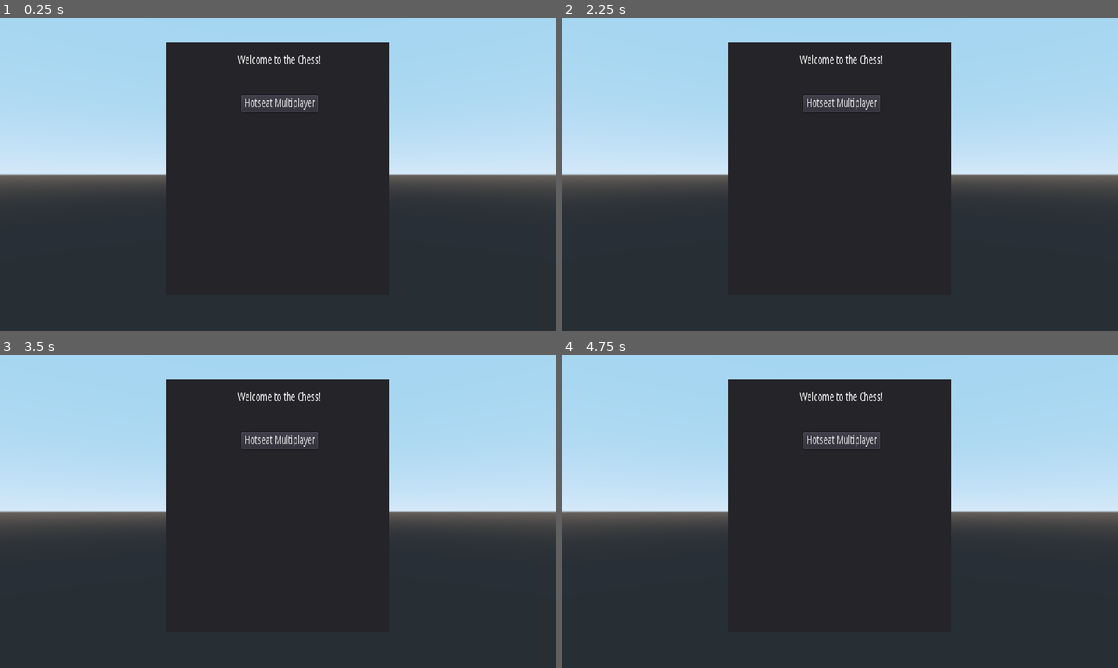
Above: before the commit, frames 1-4 (two rows, left to right).
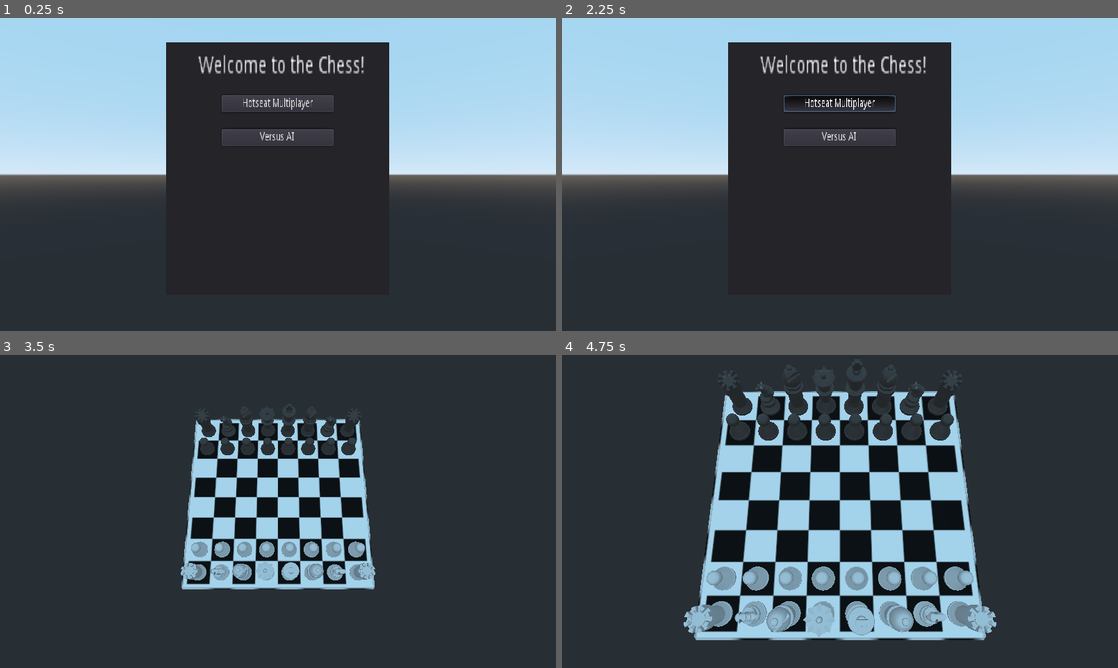
Above: after the commit, the same moments.

Repository: Majsek/Chess
Game: Godot game, scene res://Scenes/Main.tscn
Two runs of this game, one before a commit and one after it. Both use one fixed random seed, a clock stepped at 60 frames per second and the inputs below.
Inputs (mouse positions are in pixels of both pictures, inside the frame that each line leads up to):
- Up to frame 1 (0.25 s): no input
- Up to frame 2 (2.25 s): tap Enter at 0.5, 2 s; move the mouse to (962, 158) at 0.52 s; click (962, 158) at 0.67 s; tap Space at 1.25 s; drag from (728, 190) to (812, 237) at 1.27 s; move the mouse to (895, 105) at 2.02 s; click (895, 105) at 2.17 s
- Up to frame 3 (3.5 s): drag from (250, 574) to (111, 464) at 2.77 s
- Up to frame 4 (4.75 s): move the mouse to (1006, 558) at 3.52 s; click (1006, 558) at 3.67 s; drag from (673, 464) to (756, 433) at 4.27 s

The runs differ from the first frame. In frame 1, 2.0% of the frame differs, in the area x 35-66%, y 11-41%; in frame 2, 2.1%; in frame 3, 52%; in frame 4, 68%, in the area x 0-100%, y 0-92%.

Commit message:
menu workin, vs ai workin, easy :3

Diff:
--- a/Scenes/Camera.gd
+++ /dev/null
@@ -1,22 +0,0 @@
-extends Camera
-
-#onready var animation_player_ = AnimationPlayer.new()
-
-#func moveCamera() -> void:
-#	var animCamera = Animation.new()
-#
-#	var track_index = animCamera.add_track(Animation.TYPE_VALUE)
-#	animCamera.track_set_path(track_index, "Main/Camera:translation/local")
-#
-#	var point1 := Vector3(-12,37.3,0)
-#	var point2 := Vector3(-8,26,0)
-#	var point3 := Vector3(-8,26,0)
-#
-#	animCamera.track_insert_key(track_index, 0.0, point1, 0.15)
-#	animCamera.track_insert_key(track_index, 1.0, point2 ,0.15)
-#	animCamera.track_insert_key(track_index, 2.0, point3 ,0.15)
-##	set_translation(Vector3(-8,26,0))
-#
-#
-#	animation_player_.add_animation("anim_camera", animCamera)
-#	animation_player_.play("anim_camera")
--- a/Scenes/Main.tscn
+++ b/Scenes/Main.tscn
@@ -3,7 +3,7 @@
 [ext_resource path="res://Scripts/Main.gd" type="Script" id=1]
 [ext_resource path="res://Figures/desk.obj" type="ArrayMesh" id=2]
 [ext_resource path="res://Scenes/Menu.tscn" type="PackedScene" id=3]
-[ext_resource path="res://Scenes/Camera.gd" type="Script" id=4]
+[ext_resource path="res://Scripts/Camera.gd" type="Script" id=4]
 
 [sub_resource type="BoxShape" id=1]
 extents = Vector3( 13, 0.5, 13 )
--- a/Scenes/Menu.tscn
+++ b/Scenes/Menu.tscn
@@ -37,23 +37,33 @@
 margin_right = 3.05176e-05
 
 [node name="Label" type="Label" parent="Viewport/Control/Panel"]
-margin_left = 129.0
+margin_left = 59.0
 margin_top = 15.0
+margin_bottom = 29.0
+rect_scale = Vector2( 2, 2 )
 text = "Welcome to the Chess!"
 align = 1
 
 [node name="Button" type="Button" parent="Viewport/Control/Panel"]
-margin_left = 135.0
+margin_left = 100.0
 margin_top = 63.0
+margin_right = 300.0
 text = "Hotseat Multiplayer"
+
+[node name="Button2" type="Button" parent="Viewport/Control/Panel"]
+margin_left = 100.0
+margin_top = 103.0
+margin_right = 300.0
+text = "Versus AI"
 
 [node name="MeshInstance" type="MeshInstance" parent="."]
 transform = Transform( -4.37114e-08, 0, 1, 0, 1, 0, -1, 0, -4.37114e-08, -0.00101542, 0, 0.00309736 )
 mesh = SubResource( 1 )
-material/0 = SubResource( 4 )
+material/0 = SubResource( 3 )
 
 [node name="Area" type="Area" parent="MeshInstance"]
 
 [node name="CollisionShape" type="CollisionShape" parent="MeshInstance/Area"]
-shape = SubResource( 2 )
-[connection signal="pressed" from="Viewport/Control/Panel/Button" to="." method="_on_Button_pressed"]
+shape = SubResource( 4 )
+[connection signal="pressed" from="Viewport/Control/Panel/Button" to="." method="_on_Button_pressed" binds= [ "multiplayer" ]]
+[connection signal="pressed" from="Viewport/Control/Panel/Button2" to="." method="_on_Button_pressed" binds= [ "versus_ai" ]]
--- /dev/null
+++ b/Scripts/Camera.gd
@@ -0,0 +1,38 @@
+extends Camera
+
+onready var animation_player_ = AnimationPlayer.new()
+
+func _ready() -> void:
+	add_child(animation_player_)
+
+func moveCamera() -> void:
+	var animCamera = Animation.new()
+
+	var track_translation = animCamera.add_track(Animation.TYPE_VALUE)
+	var track_rotation = animCamera.add_track(Animation.TYPE_VALUE)
+	animCamera.track_set_path(track_translation, ":translation")
+	animCamera.track_set_path(track_rotation, ":rotation_degrees")
+
+	var translation1 := Vector3(-12,37.3,0)
+	var translation2 := Vector3(-12,37.3,0)
+	var translation3 := Vector3(-8,26,0)
+
+	var rotation1 := Vector3(0,-90,0)
+	var rotation2 := Vector3(-75,-90,0)
+
+#	animCamera.track_set_key_time(track_translation, translation1, 1)
+#	animation_player_.length = 5
+	animation_player_.playback_speed = 0.4
+
+	animCamera.track_insert_key(track_translation, 0.0, translation1, 0.15)
+	animCamera.track_insert_key(track_translation, 0.5, translation2, 0.15)
+	animCamera.track_insert_key(track_translation, 1.0, translation3, 0.15)
+
+
+
+	animCamera.track_insert_key(track_rotation, 0.0, rotation1, 0.5)
+	animCamera.track_insert_key(track_rotation, 0.4, rotation2 ,0.15)
+
+
+	animation_player_.add_animation("anim_camera", animCamera)
+	animation_player_.play("anim_camera")
--- a/Scripts/Figure.gd
+++ b/Scripts/Figure.gd
@@ -54,7 +54,8 @@
 		getMesh().set_surface_material(0, preload("res://Materials/white_material.tres"))
 
 func selectColor() -> void:
-	getMesh().set_surface_material(0, preload("res://Materials/selected_material.tres"))
+	if !parent_.isAiTurn():
+		getMesh().set_surface_material(0, preload("res://Materials/selected_material.tres"))
 
 func setPosition(pos1, pos2) -> void:
 	position_ = [pos1, pos2]
@@ -260,7 +261,8 @@
 
 func _on_RigidBody_input_event(_camera: Node, _event: InputEvent, _click_position: Vector3, _click_normal: Vector3, _shape_idx: int) -> void:
 	if _event.is_pressed():
-		parent_.select(self,getColor())
+		if !parent_.isAiTurn():
+			parent_.select(self,getColor())
 
 
 #		zapise se do pole seznam movu tim smerem kde k tomu dojde, ten potom prida jako jediny moves, co bude mit blocker
--- a/Scripts/Main.gd
+++ b/Scripts/Main.gd
@@ -33,8 +33,15 @@
 var promoted_pawn_ : Node
 var promotion_figures_ : Array
 
+var game_type_ : String
+var ai_turn_ : bool = false
+
 # Called when the node enters the scene tree for the first time.
-func calledReady() -> void:
+func calledReady(game_type) -> void:
+	game_type_ = game_type
+
+func _ready() -> void:
+
 	randomize()
 
 	drawTexture()
@@ -190,7 +197,7 @@
 		map_[white_king_pos_[0]][white_king_pos_[1]].checkMoves()
 		map_[black_king_pos_[0]][black_king_pos_[1]].checkMoves()
 
-func select(select,color):
+func select(select : Node, color : String):
 	if promotion_ != true:
 		if colorTurn_ != color:
 			return
@@ -264,6 +271,10 @@
 	moves_.clear()
 
 	if map_[move_pos1][move_pos2] != null:
+		if map_[move_pos1][move_pos2].getColor() == "white":
+			white_figures_.erase(map_[move_pos1][move_pos2])
+		else:
+			black_figures_.erase(map_[move_pos1][move_pos2])
 		map_[move_pos1][move_pos2].get_child(0).set_mode(RigidBody.MODE_RIGID)
 		select_.addKillCount()
 		figures_.erase(map_[move_pos1][move_pos2])
@@ -310,8 +321,6 @@
 	nextTurn()
 	drawTexture()
 
-
-
 	for figure in white_figures_:
 		if figure != null:
 			eligible_white_moves_.append(figure.getMoves())
@@ -340,6 +349,26 @@
 				else:
 					reason = "Stale Mate!"
 				theEnd(reason)
+
+	if game_type_ == "versus_ai":
+		AIMove()
+
+func AIMove():
+	if colorTurn_ == "black":
+		ai_turn_ = true
+		yield(get_tree().create_timer(1),"timeout")
+		var random_select : Node = black_figures_[rand_range(0, black_figures_.size())]
+		select(random_select,"black")
+		while moves_ == []:
+			random_select = black_figures_[rand_range(0, black_figures_.size())]
+			select(random_select,"black")
+			random_select.resetColor()
+		move(moves_[rand_range(0, moves_.size())].getPosition())
+		random_select.resetColor()
+		ai_turn_ = false
+
+func isAiTurn() -> bool:
+		return ai_turn_
 
 func hasMoves(moves: Array) -> bool:
 	var has_moves := false
--- a/Scripts/Menu.gd
+++ b/Scripts/Menu.gd
@@ -171,30 +171,33 @@
 #		node_area.rotate_object_local(Vector3.BACK, camera.rotation.z)
 
 
-func _on_Button_pressed() -> void:
-	print("Game started!")
+func _on_Button_pressed(game_type) -> void:
+	if game_type == "multiplayer":
+		print("Hotseat Multiplayer started!")
+	if game_type == "versus_ai":
+		print("Versus AI started!")
 	var camera = parent_.get_child(0)
 #	camera.set_translation(Vector3(-8,26,0))
-	camera.set_rotation_degrees(Vector3(-75,-90,0))
-	parent_.calledReady()
-	moveCamera()
-
-onready var animation_player_ = AnimationPlayer.new()
-func moveCamera() -> void:
-	var animCamera = Animation.new()
-
-	var track_index = animCamera.add_track(Animation.TYPE_VALUE)
-	animCamera.track_set_path(track_index, "Camera:translation")
-
-	var point1 := Vector3(-12,37.3,0)
-	var point2 := Vector3(-8,26,0)
-	var point3 := Vector3(-8,26,0)
-
-	animCamera.track_insert_key(track_index, 0.0, point1, 0.15)
-	animCamera.track_insert_key(track_index, 1.0, point2 ,0.15)
-	animCamera.track_insert_key(track_index, 2.0, point3 ,0.15)
-#	set_translation(Vector3(-8,26,0))
-
-
-	animation_player_.add_animation("anim_camera", animCamera)
-	animation_player_.play("anim_camera")
+#	camera.set_rotation_degrees(Vector3(-75,-90,0))
+	parent_.calledReady(game_type)
+	get_parent().get_child(0).moveCamera()
+
+#onready var animation_player_ = AnimationPlayer.new()
+#func moveCamera() -> void:
+#	var animCamera = Animation.new()
+#
+#	var track_index = animCamera.add_track(Animation.TYPE_VALUE)
+#	animCamera.track_set_path(track_index, "Camera:translation")
+#
+#	var point1 := Vector3(-12,37.3,0)
+#	var point2 := Vector3(-8,26,0)
+#	var point3 := Vector3(-8,26,0)
+#
+#	animCamera.track_insert_key(track_index, 0.0, point1, 0.15)
+#	animCamera.track_insert_key(track_index, 1.0, point2 ,0.15)
+#	animCamera.track_insert_key(track_index, 2.0, point3 ,0.15)
+##	set_translation(Vector3(-8,26,0))
+#
+#
+#	animation_player_.add_animation("anim_camera", animCamera)
+#	animation_player_.play("anim_camera")
--- a/Scripts/Move.gd
+++ b/Scripts/Move.gd
@@ -3,9 +3,14 @@
 var position_ : Array
 var castling_move_ : bool = false
 func _ready() -> void:
-	pass
-func setPosition(position) -> void:
+	if get_parent().isAiTurn():
+		$MeshInstance.set_visible(false)
+
+func setPosition(position : Array) -> void:
 	position_ = position
+
+func getPosition() -> Array:
+	return position_
 
 func setAsCastlingMove() -> void:
 	castling_move_ = true
Not shown: 1 places in Scenes/Menu.tscn that only renumber resources
